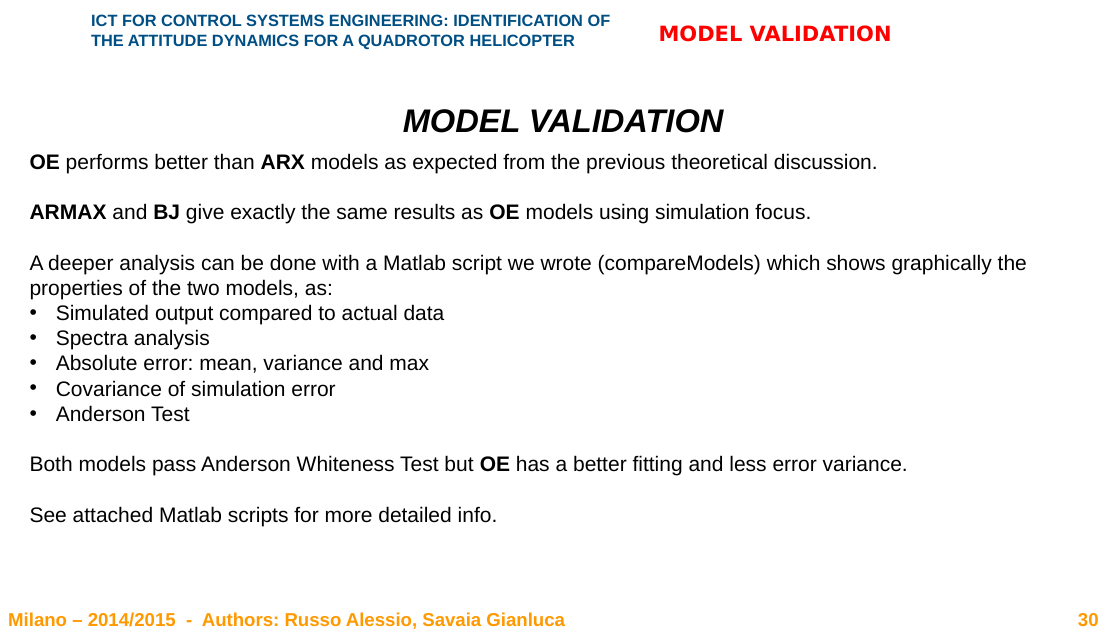
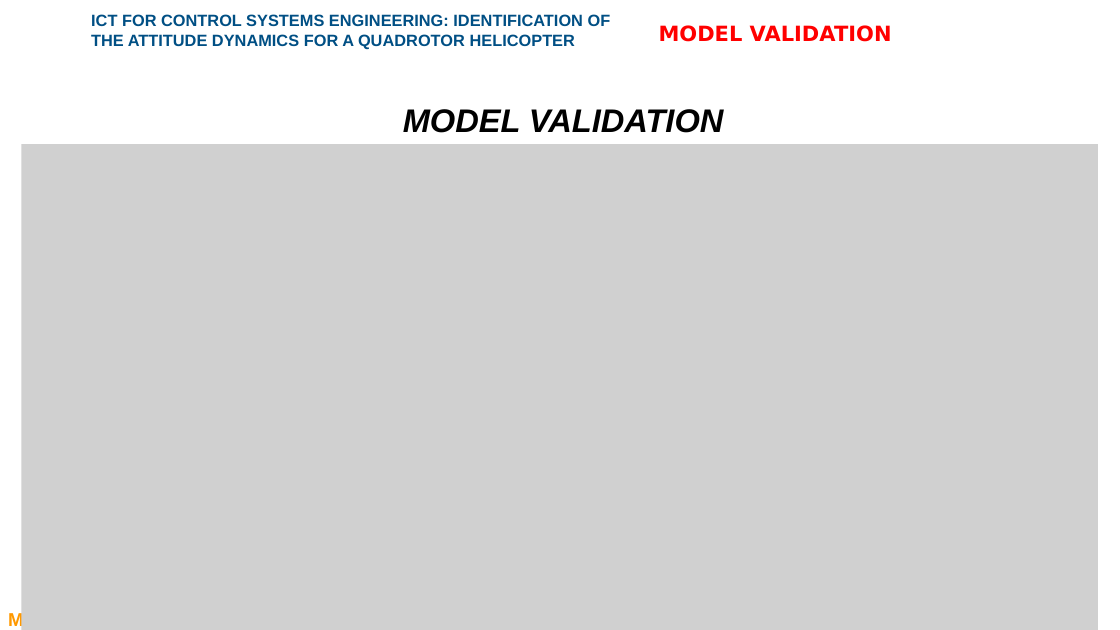
Before and after one commit to rssalessio/BlackBox-Quadrotor-Identification, a slide deck: slide 30 of report/Report.pptx. Drawn at 1120x630 pixels with LibreOffice and Linux fonts; fonts in the diff are those of the drawing; grey boxes stand for pictures; background and template pictures are left out. Boxes give left, top, right and bottom in pixels: in the first picture for what was removed or moved away, otherwise in the second. Text is boxed around its words. In the diff, an @@ line names an element or a change of style, - is before the commit and + after.

```diff
--- a/report/Report.pptx
+++ b/report/Report.pptx
@@ picture added at [21,145,1098,630] @@
@@ text removed at [30,153,1027,526] @@
-OE performs better than ARX models as expected from the previous theoretical discussion.
-ARMAX and BJ give exactly the same results as OE models using simulation focus.
-A deeper analysis can be done with a Matlab script we wrote (compareModels) which shows graphically the properties of the two models, as:
-• Simulated output compared to actual data
-• Spectra analysis
-• Absolute error: mean, variance and max
-• Covariance of simulation error
-• Anderson Test
-Both models pass Anderson Whiteness Test but OE has a better fitting and less error variance.
-See attached Matlab scripts for more detailed info.
```
Also in this commit, not shown: 1 other slide changed.
